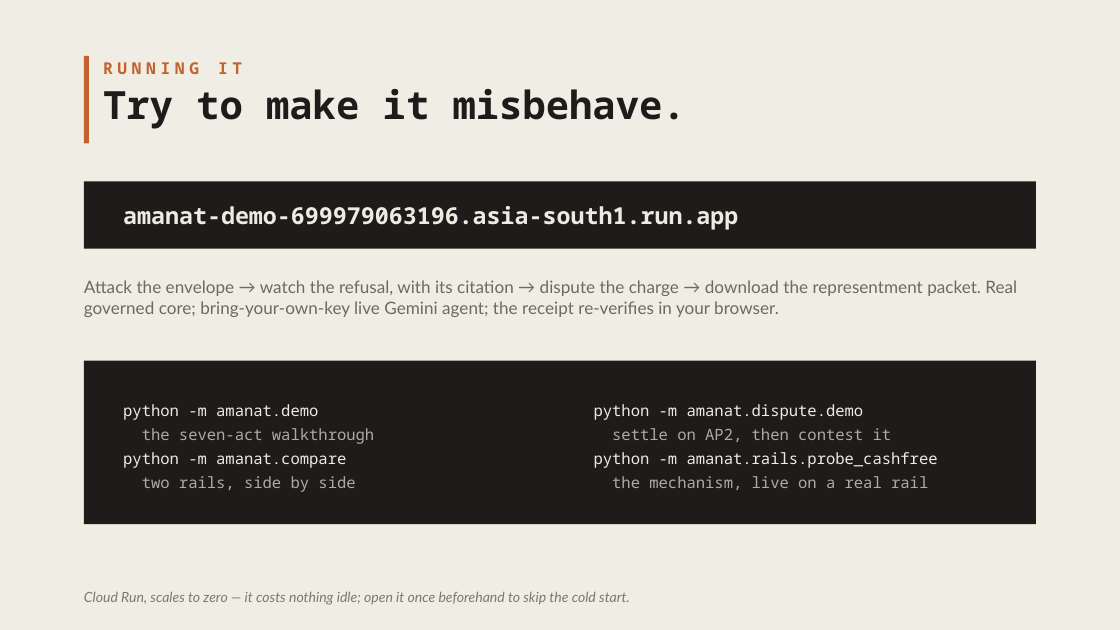
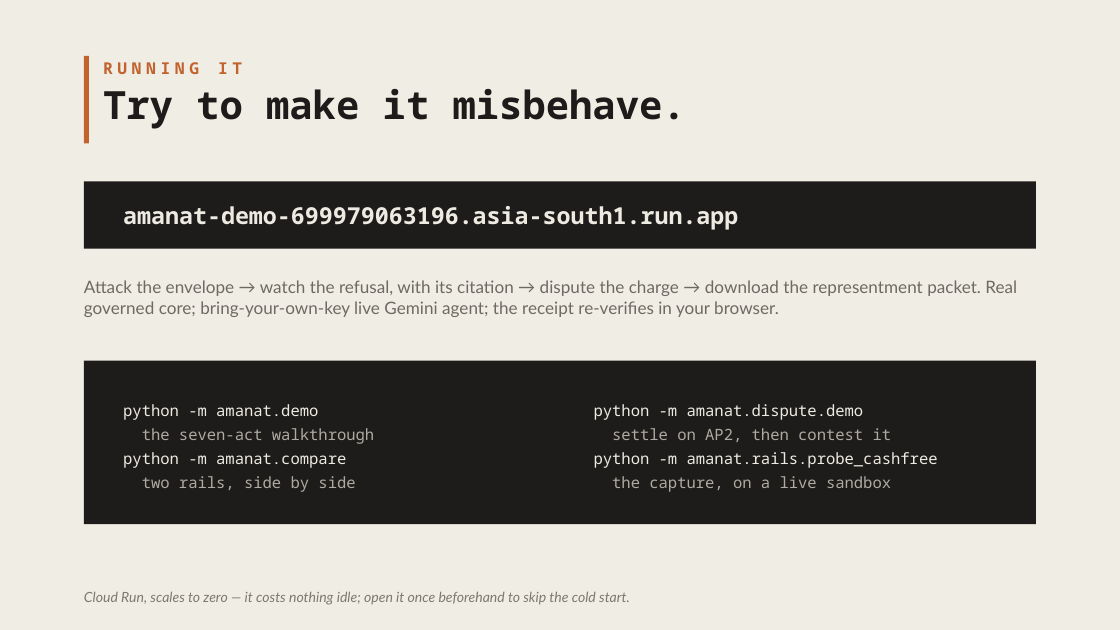
Before and after one commit to HERPESME/amanat, a slide deck: slide 11 of docs/pitch/amanat-deck.pptx. Drawn at 1120x630 pixels with LibreOffice and Linux fonts; fonts in the diff are those of the drawing. Boxes give left, top, right and bottom in pixels: in the first picture for what was removed or moved away, otherwise in the second. Text is boxed around its words. In the diff, an @@ line names an element or a change of style, - is before the commit and + after.

```diff
--- a/docs/pitch/amanat-deck.pptx
+++ b/docs/pitch/amanat-deck.pptx
@@ text at box(612, 476, 891, 492): text changed @@
-the mechanism, live on a real rail
+the capture, on a live sandbox
```
Also in this commit, not shown: 1 other slide changed, 4 other files.
